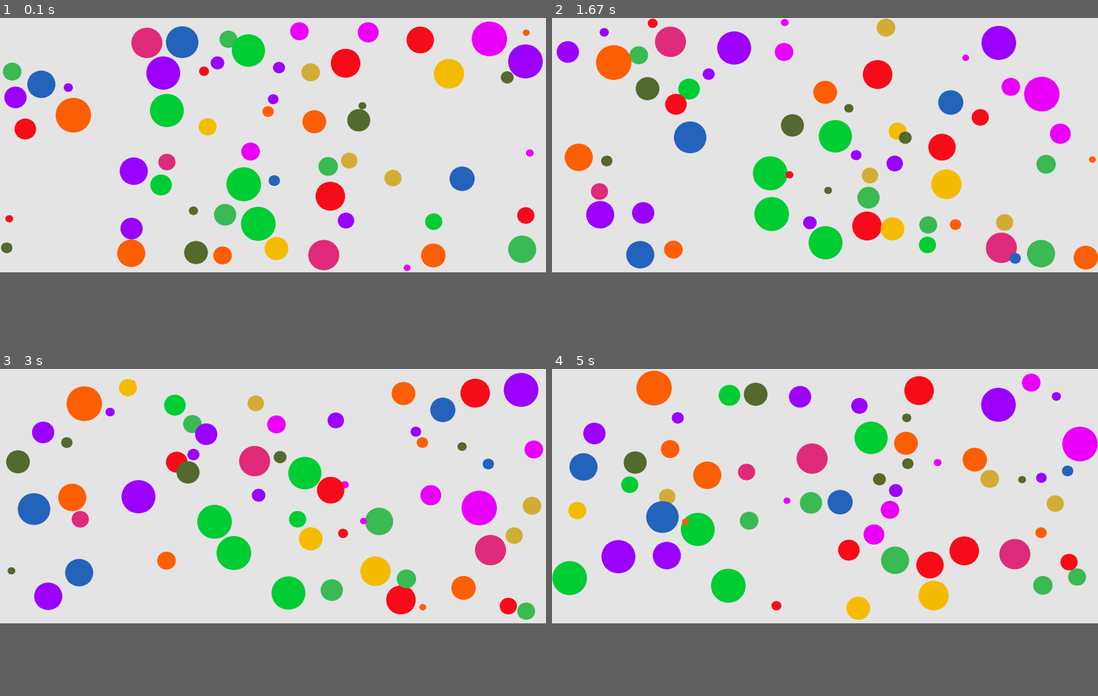
Above: before the commit, frames 1-4 (two rows, left to right).
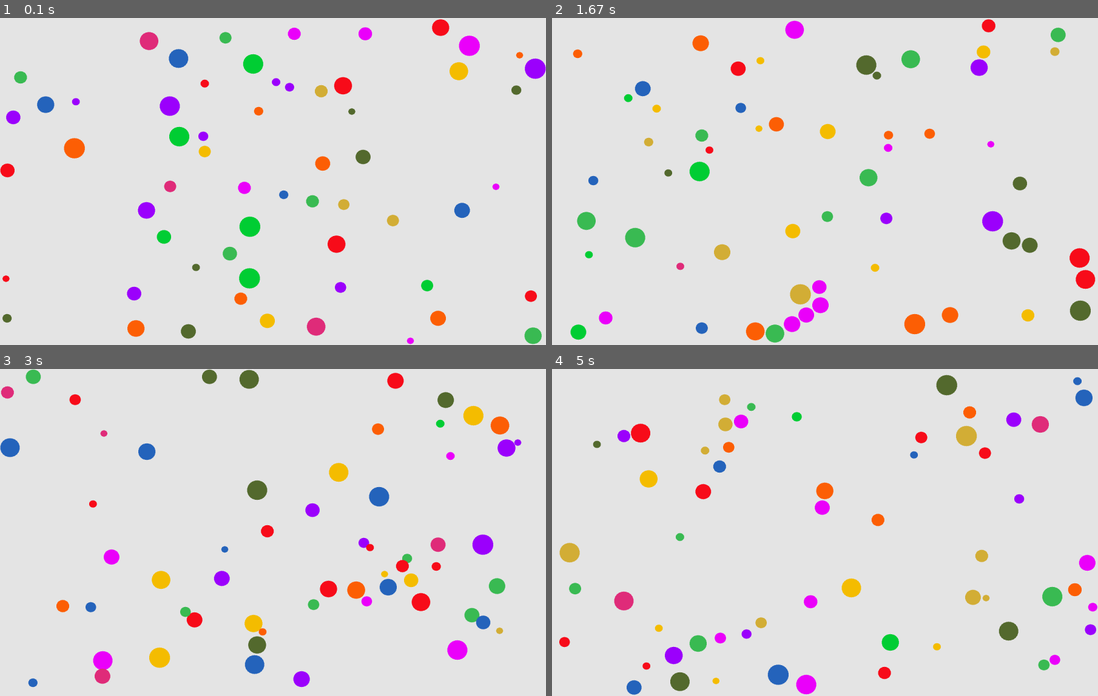
Above: after the commit, the same moments.

Repository: LePhilippeDucTai/physics_ball
Game: pygame game, started from main.py
Same seed, same stepped clock (60 frames per second), same inputs: the game is played once before the commit and once after it.
Inputs:
- Up to frame 1 (0.1 s): no input
- Up to frame 2 (1.67 s): tap Space at 0.33, 0.73, 1.03, 1.23, 1.57 s
- Up to frame 3 (3 s): tap Space at 1.87, 2.07, 2.37, 2.63, 2.97 s
- Up to frame 4 (5 s): tap Space at 3.27, 3.4, 3.8, 4.1, 4.47, 4.87 s
In our replay, the window is 900x420 before the commit and 900x540 after it. These sizes can differ from the game's own. Grey fills any space a smaller window leaves; there, only what the larger window draws over its background counts as a difference.

The runs differ from the first frame. In frame 1, 17% of the frame differs, in the area x 0-100%, y 0-100%; in frame 2, 19%; in frame 3, 19%, in the area x 0-100%, y 0-98%; in frame 4, 19%.

Commit message:
Added keyboard control to restart simulation with the spacebar. Some changes in the constants.

Diff:
--- a/balls.py
+++ b/balls.py
@@ -120,9 +120,12 @@
     velocities = gen.normal(loc=0, scale=SCALE_VELOCITY, size=(n_balls, 2))
     radiuses = gen.integers(MIN_RADIUS, MAX_RADIUS, size=n_balls)
     colors = random.choices(LS_COLORS, k=n_balls)
-    bouncinesses = gen.uniform(MIN_BOUNCINESS, MAX_BOUNCINESS, size=n_balls)[
-        :, np.newaxis
-    ]
+    if MIN_BOUNCINESS == MAX_BOUNCINESS:
+        bouncinesses = np.ones((n_balls, 1))
+    else:
+        bouncinesses = gen.uniform(MIN_BOUNCINESS, MAX_BOUNCINESS, size=n_balls)[
+            :, np.newaxis
+        ]
     return Balls(
         positions=positions,
         velocities=velocities,
--- a/constants.py
+++ b/constants.py
@@ -1,17 +1,16 @@
 SCREEN_WIDTH = 1500
-SCREEN_HEIGHT = 700
+SCREEN_HEIGHT = 900
 N_BALLS = 60
 GRAVITY = 0
 MIN_RADIUS = 10
-MAX_RADIUS = 50
+MAX_RADIUS = 30
 FRICTION = 0.0
-MIN_BOUNCINESS = 0.99999
+MIN_BOUNCINESS = 1
 MAX_BOUNCINESS = 1
-SCALE_VELOCITY = 80
+SCALE_VELOCITY = 30
 BACKGROUND_COLOR = (230, 230, 230)
+N_FRAMES = 100
 DT = 0.1
-
-N_FRAMES = 60
 COLORS = {
     "red": (249, 13, 27),
     "orange": (254, 96, 6),
--- a/main.py
+++ b/main.py
@@ -8,14 +8,26 @@
 from pygame_screen import BallRenderer, RectangleScreen
 
 
-def main():
+def initialize():
     pygame.init()
     window = RectangleScreen(SCREEN_HEIGHT, SCREEN_WIDTH)
     screen = window.make()
     balls = balls_generator(window, GRAVITY, N_BALLS)
     ball_renderer = BallRenderer(screen, balls)
+    return window, balls, ball_renderer
+
+
+def main():
+    window, balls, ball_renderer = initialize()
     clock = pygame.time.Clock()
     while True:
+        keys = pygame.key.get_pressed()
+        if keys[pygame.K_SPACE]:
+            window, balls, ball_renderer = initialize()
+
+        if keys[pygame.K_ESCAPE]:
+            sys.exit()
+
         for event in pygame.event.get():
             if event.type == pygame.QUIT:
                 sys.exit()
@@ -23,7 +35,6 @@
         window.fill()
         balls.update(DT)
         ball_renderer.update_positions()
-
         pygame.display.update()
         clock.tick(N_FRAMES)
 
